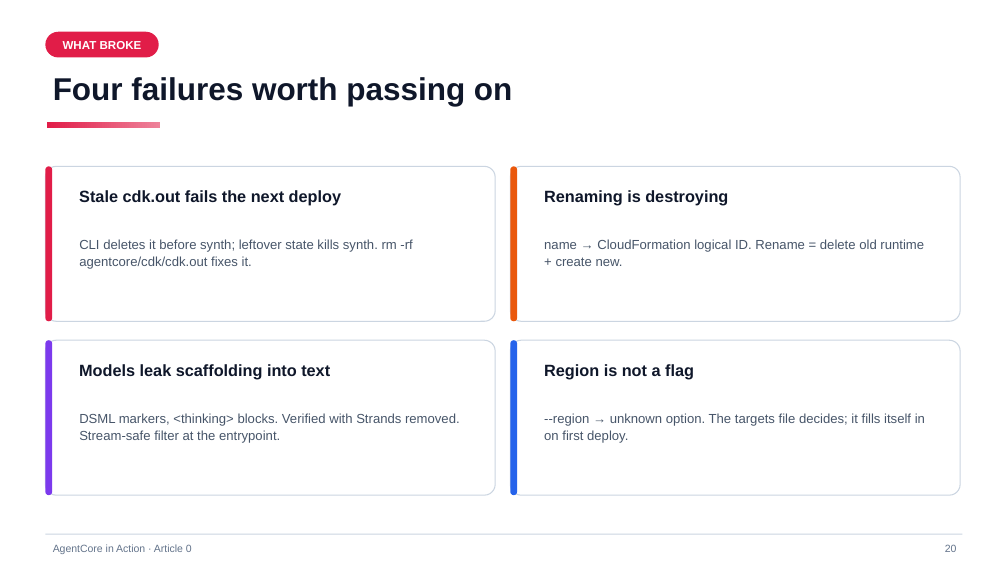
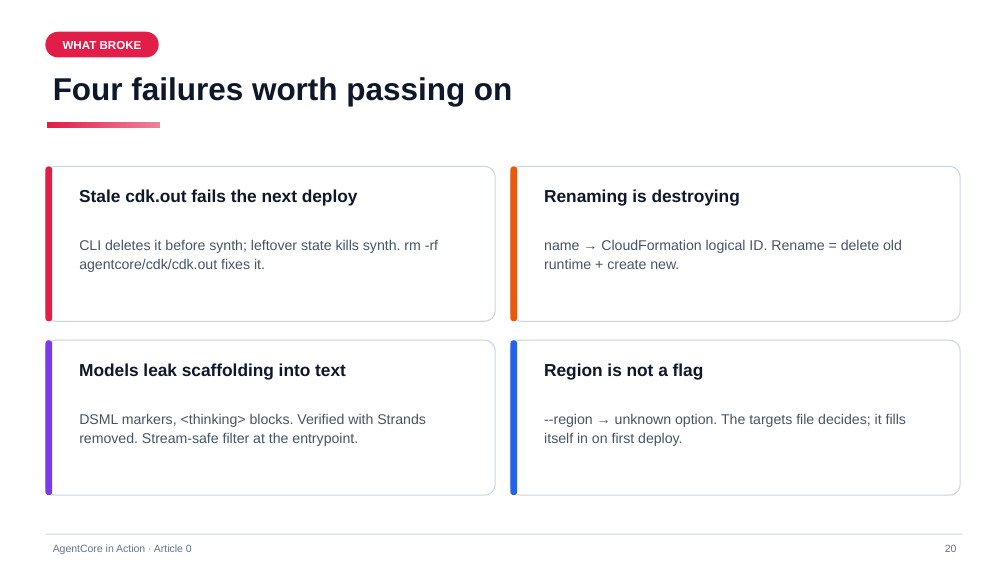
Before and after one commit to pinxiong/bedrock-agentcore-in-action, a slide deck: slide 20 of articles/decks/aws-agentcore-under-the-hood.pptx. Drawn at 1008x567 pixels with LibreOffice and Linux fonts; fonts in the diff are those of the drawing. Boxes give left, top, right and bottom in pixels: in the first picture for what was removed or moved away, otherwise in the second. Text is boxed around its words. In the diff, an @@ line names an element or a change of style, - is before the commit and + after.

```diff
--- a/articles/decks/aws-agentcore-under-the-hood.pptx
+++ b/articles/decks/aws-agentcore-under-the-hood.pptx
@@ size 15.5 to 16.5 pt in 4 elements at (x1=79, y1=363, x2=346, y2=380), (x1=544, y1=363, x2=704, y2=380), (x1=79, y1=189, x2=358, y2=206), (x1=544, y1=189, x2=740, y2=206) @@
@@ size 12.5 to 13.5 pt in 4 elements at (x1=79, y1=239, x2=438, y2=272), (x1=544, y1=239, x2=902, y2=269), (x1=79, y1=413, x2=426, y2=446), (x1=544, y1=413, x2=906, y2=446) @@
```
Also in this commit, not shown: 17 other slides changed, 1 other file.
